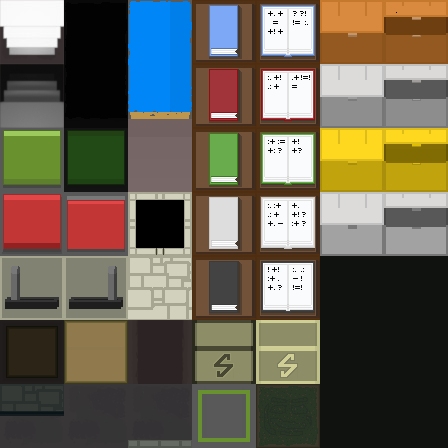
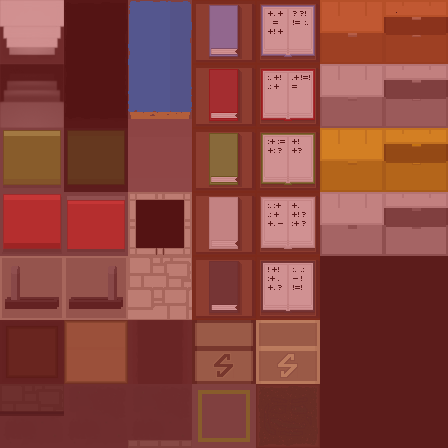
The second w=448, h=448 image is a revision of the first. Changes to its layers:
added layer "red" (50%) above "lever" over 0, 0, 448, 448
